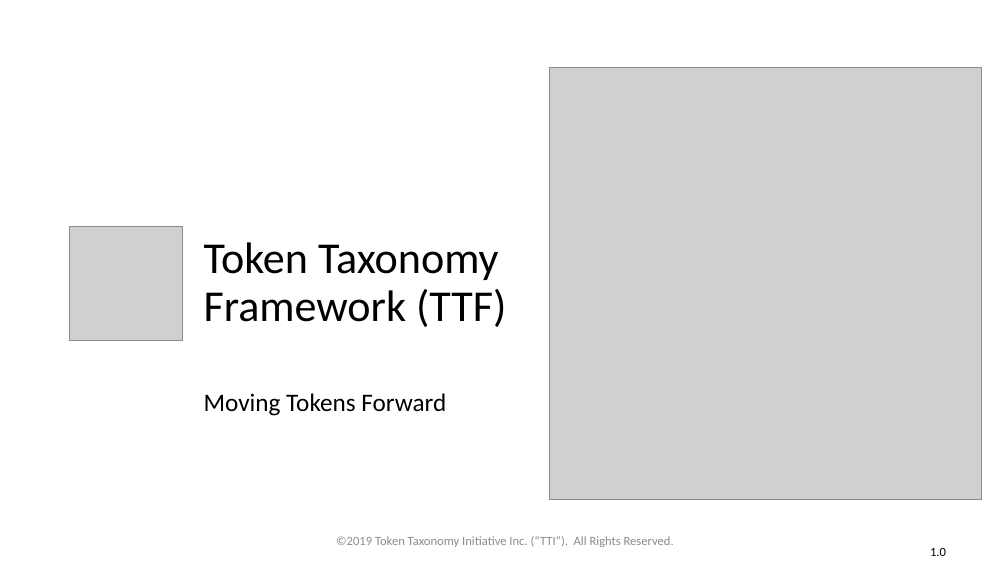
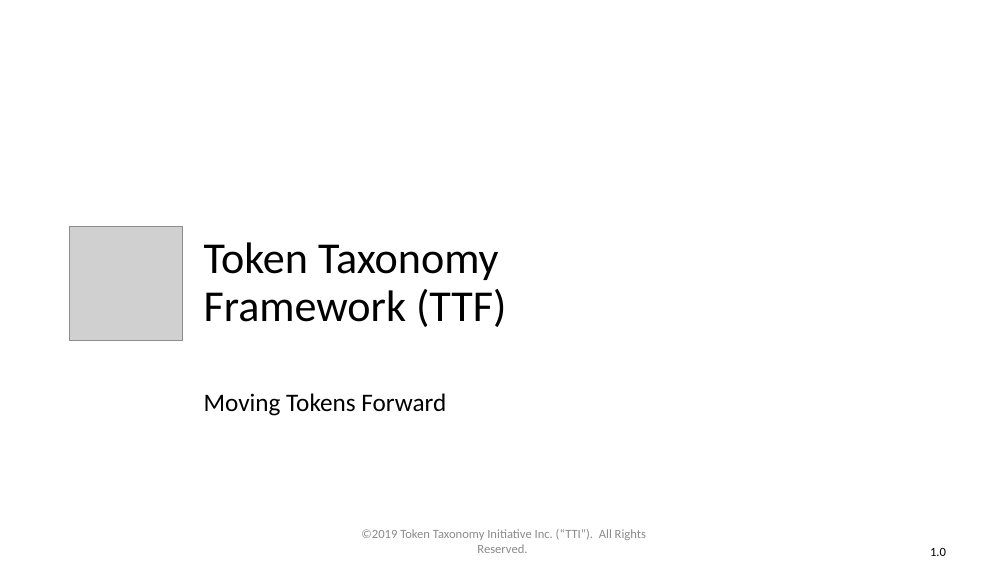
Before and after one commit to vipinsun/TokenTaxonomyFramework-pub, a slide deck: slide 1 of presentations/TTF-Presentation.pptx. Drawn at 1008x567 pixels with LibreOffice and Linux fonts; fonts in the diff are those of the drawing; grey boxes stand for pictures. Boxes give left, top, right and bottom in pixels: in the first picture for what was removed or moved away, otherwise in the second. Text is boxed around its words. In the diff, an @@ line names an element or a change of style, - is before the commit and + after.

Commit message:
Refactoring Model
Adding classification and Token Template calculation and validation.  Moving model out of artifacts folder and Artifact from the Token Template.

```diff
--- a/presentations/TTF-Presentation.pptx
+++ b/presentations/TTF-Presentation.pptx
@@ picture removed at bbox=[549, 67, 981, 499] @@
@@ text "©2019 Token Taxonomy Initiative Inc. ..." rewrapped from bbox=[336, 536, 674, 547] to bbox=[361, 529, 646, 553] @@
```
Also in this commit, not shown: 23 other slides changed, 19 other files.
